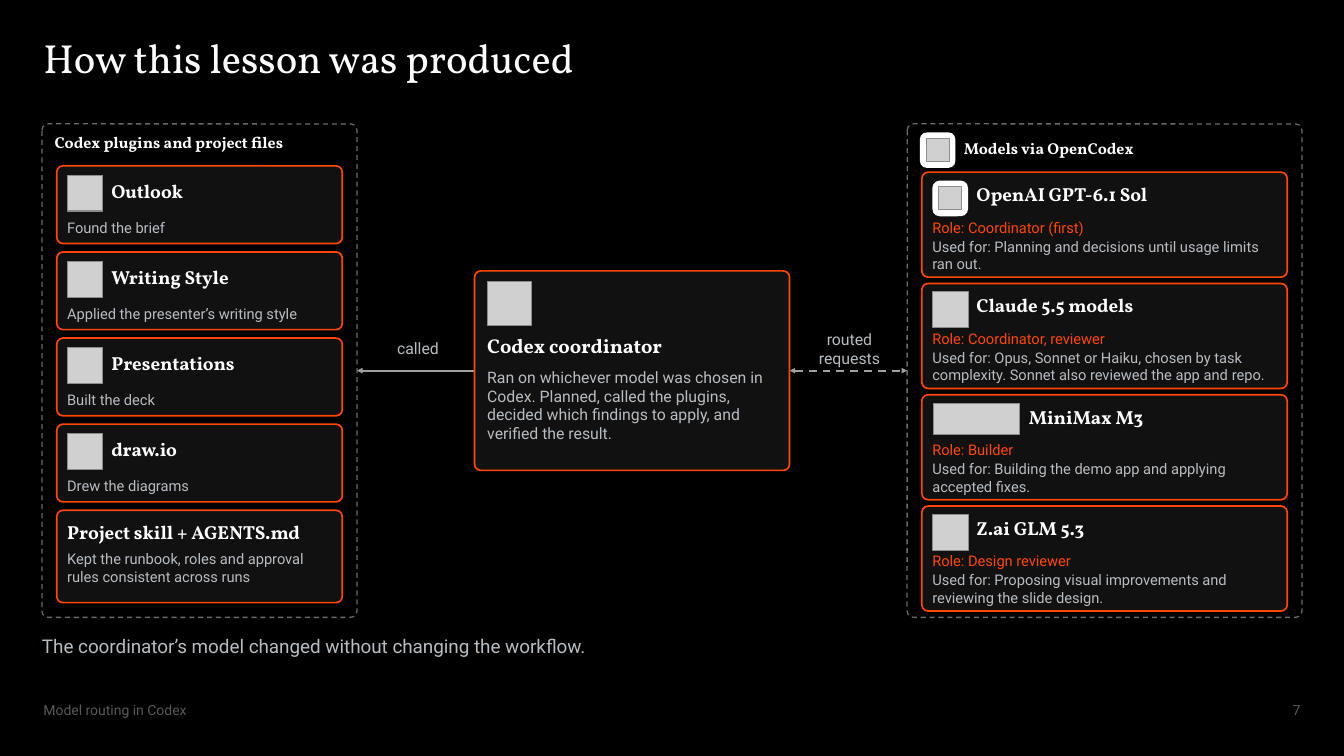
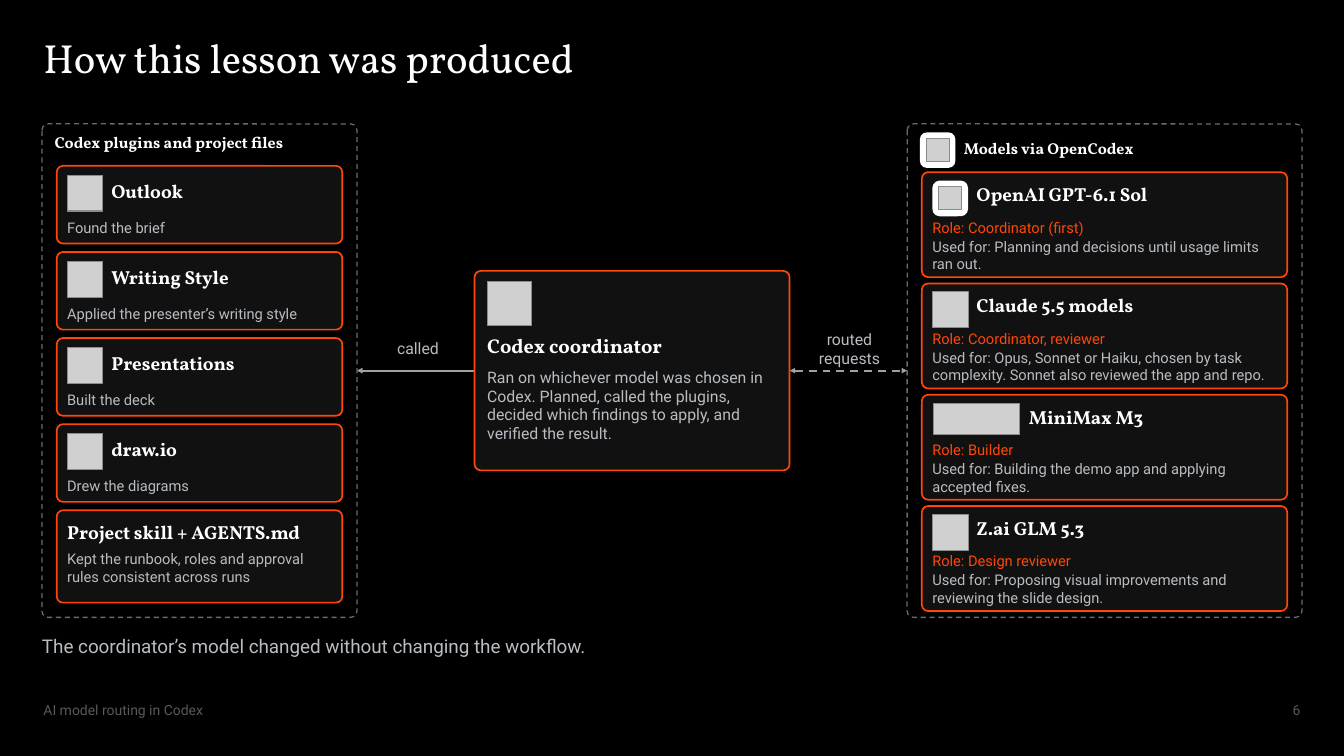
Before and after one commit to Max-FM/RDP-Train-the-Trainer-Workshop-2026, a slide deck: slide 6 of presentation/model-routing.pptx (slide 7 before the commit). Drawn at 1344x756 pixels with LibreOffice and Linux fonts; fonts in the diff are those of the drawing; grey boxes stand for pictures. Boxes give left, top, right and bottom in pixels: in the first picture for what was removed or moved away, otherwise in the second. Text is boxed around its words. In the diff, an @@ line names an element or a change of style, - is before the commit and + after.

```diff
--- a/presentation/model-routing.pptx
+++ b/presentation/model-routing.pptx
@@ text at [43, 704, 203, 718]: text changed @@
-Model routing in Codex
+AI model routing in Codex
@@ page number at [1293, 705, 1301, 715]: text changed @@
-7
+6
```
Also in this commit, not shown: 6 other slides changed, 1 slide removed, 1 other file.
